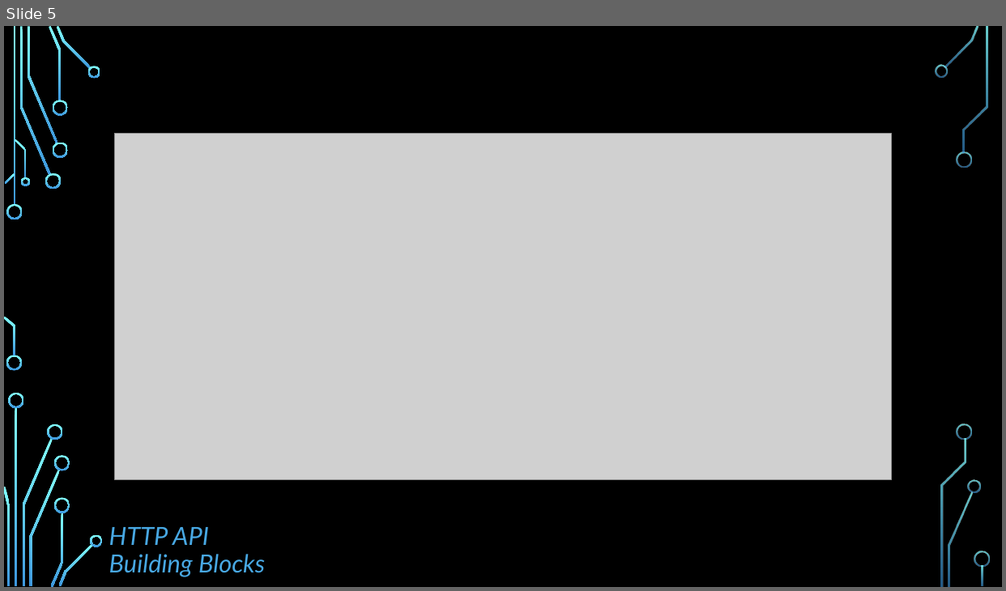
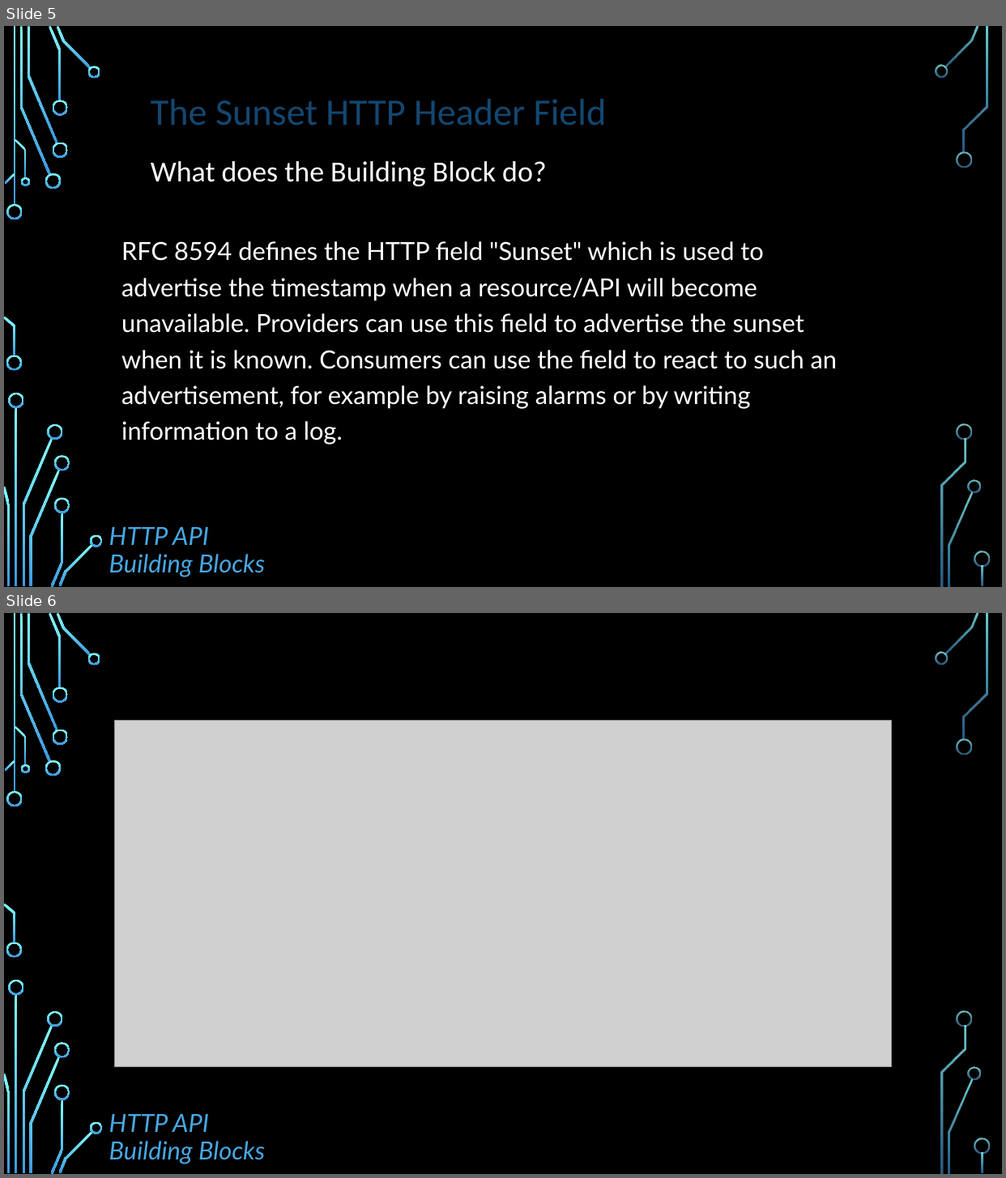
Before and after one commit to dret/HTTP-APIs, a slide deck: assets/slides/rfc8594.pptx. Shown one above the other, each under a label of ours: slide 5 before the commit, slides 5 and 6 after it. The pictures are 1006x591 and 1006x1178 pixels, drawn with LibreOffice and Linux fonts; fonts in the diff are those of the drawing; grey boxes stand for pictures; background and template pictures are left out. Boxes give left, top, right and bottom in pixels: in the first picture for what was removed or moved away, otherwise in the second. Text is boxed around its words. In the diff, an @@ line names an element or a change of style, - is before the commit and + after.

Commit message:
adding "what" slide

```diff
--- a/assets/slides/rfc8594.pptx
+++ b/assets/slides/rfc8594.pptx
@@ slide 5 added at box(4, 26, 1002, 587), background picture (left out); not listed: 36 template elements that a slide beside it also shows @@
@@ text added at box(151, 99, 607, 125), 36 pt, text #134770 @@
+The Sunset HTTP Header Field
@@ text added at box(151, 161, 546, 186), 28 pt, text #FFFFFF @@
+What does the Building Block do?
@@ text added at box(121, 241, 837, 445), 24 pt, text #FFFFFF @@
+RFC 8594 defines the HTTP field "Sunset" which is used to advertise the timestamp when a resource/API will become unavailable. Providers can use this field to advertise the sunset when it is known. Consumers can use the field to react to such an advertisement, for example by raising alarms or by writing information to a log.
@@ text added at box(109, 527, 265, 578), 24 pt, text #48A8E3, italic @@
+HTTP API Building Blocks
@@ what was slide 5 is now slide 6 @@
```
